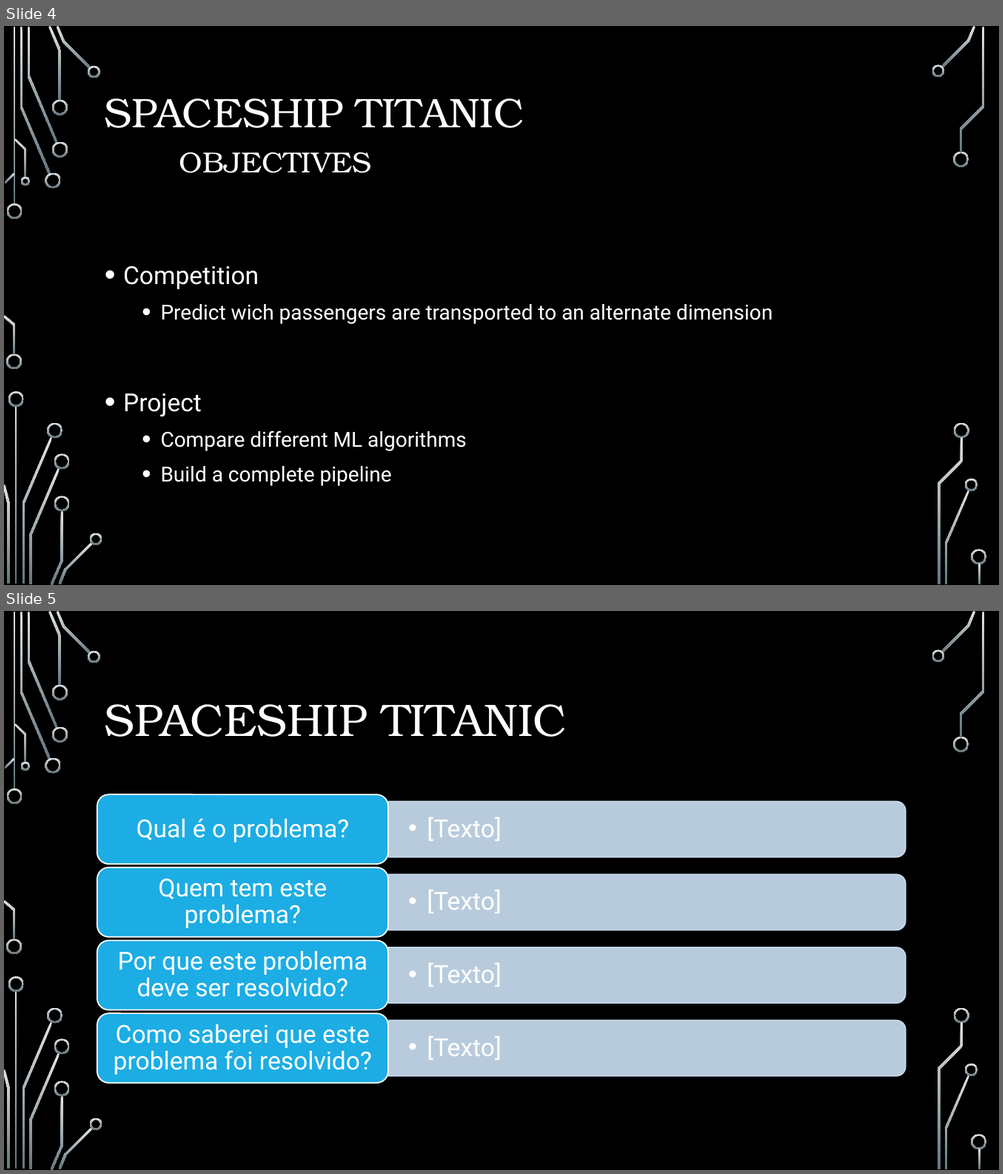
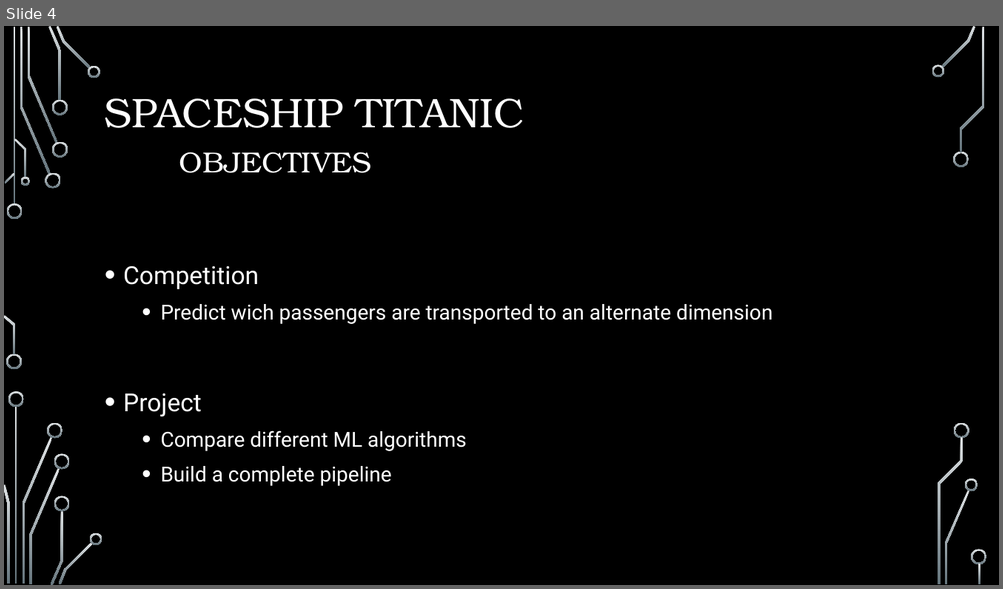
Before and after one commit to gustavossbarros/Ironhack_Final_Project_Spaceship_Titanic, a slide deck: deliverables/Final Project Presentation.pptx. Shown one above the other, each under a label of ours: slides 4 and 5 before the commit, slide 4 after it. The pictures are 1003x1174 and 1003x589 pixels, drawn with LibreOffice and Linux fonts; fonts in the diff are those of the drawing; background and template pictures are left out. Boxes give left, top, right and bottom in pixels: in the first picture for what was removed or moved away, otherwise in the second. Text is boxed around its words. In the diff, an @@ line names an element or a change of style, - is before the commit and + after.

```diff
--- a/deliverables/Final Project Presentation.pptx
+++ b/deliverables/Final Project Presentation.pptx
@@ slide 5 removed at (x1=4, y1=611, x2=999, y2=1170), background picture (left out); not listed: 36 template elements that a slide beside it also shows @@
@@ title removed at (x1=105, y1=704, x2=566, y2=737) @@
-SPACESHIP TITANIC
@@ group removed at (x1=97, y1=795, x2=905, y2=1083): 8 texts, 4 round same rects, 4 rounded rectangles @@
-  •• [Texto]
-Qual é o problema?
-  •• [Texto]
-Quem tem este problema?
-  •• [Texto]
-Por que este problema deve ser resolvido?
-  •• [Texto]
-Como saberei que este problema foi resolvido?
```
Also in this commit, not shown: 1 slide changed, 13 slides added, 5 other slides removed.
